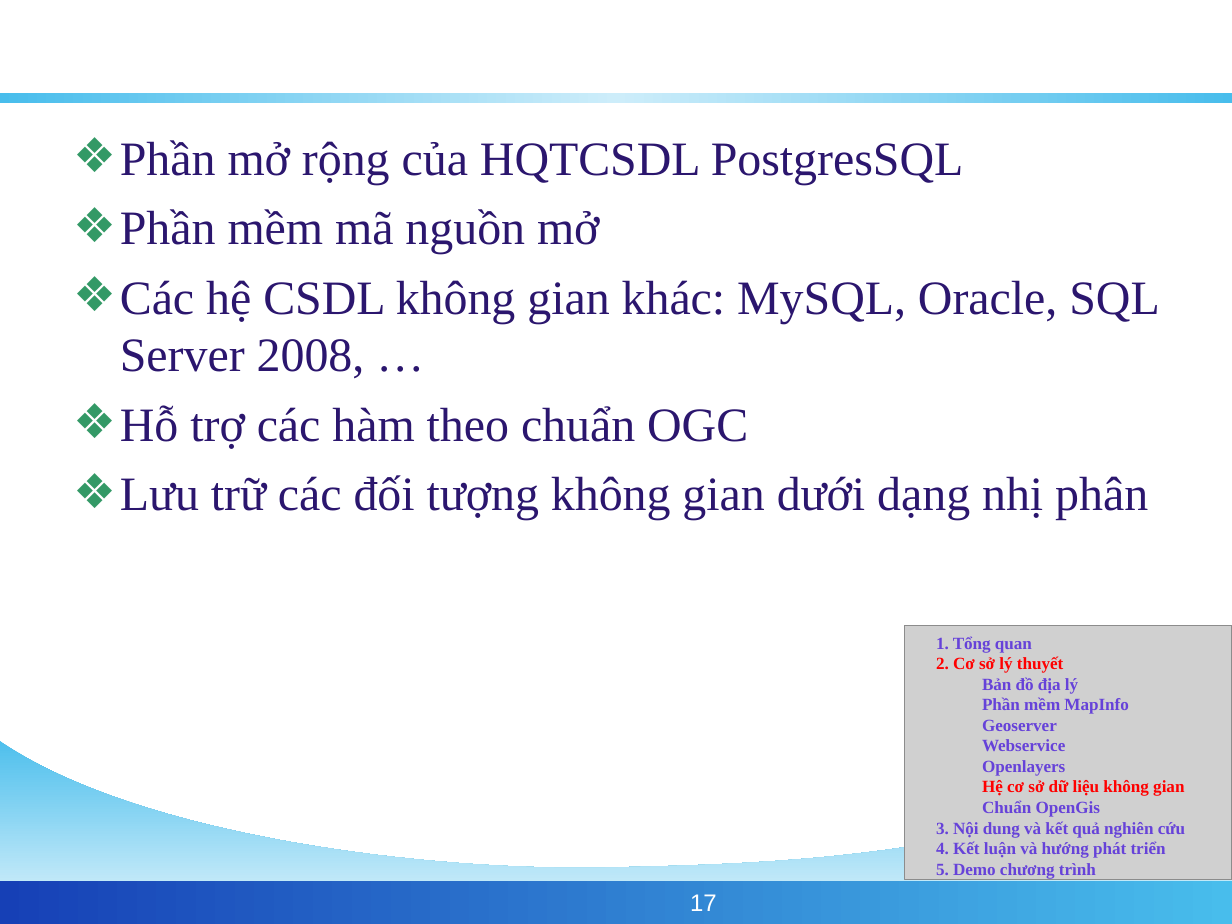
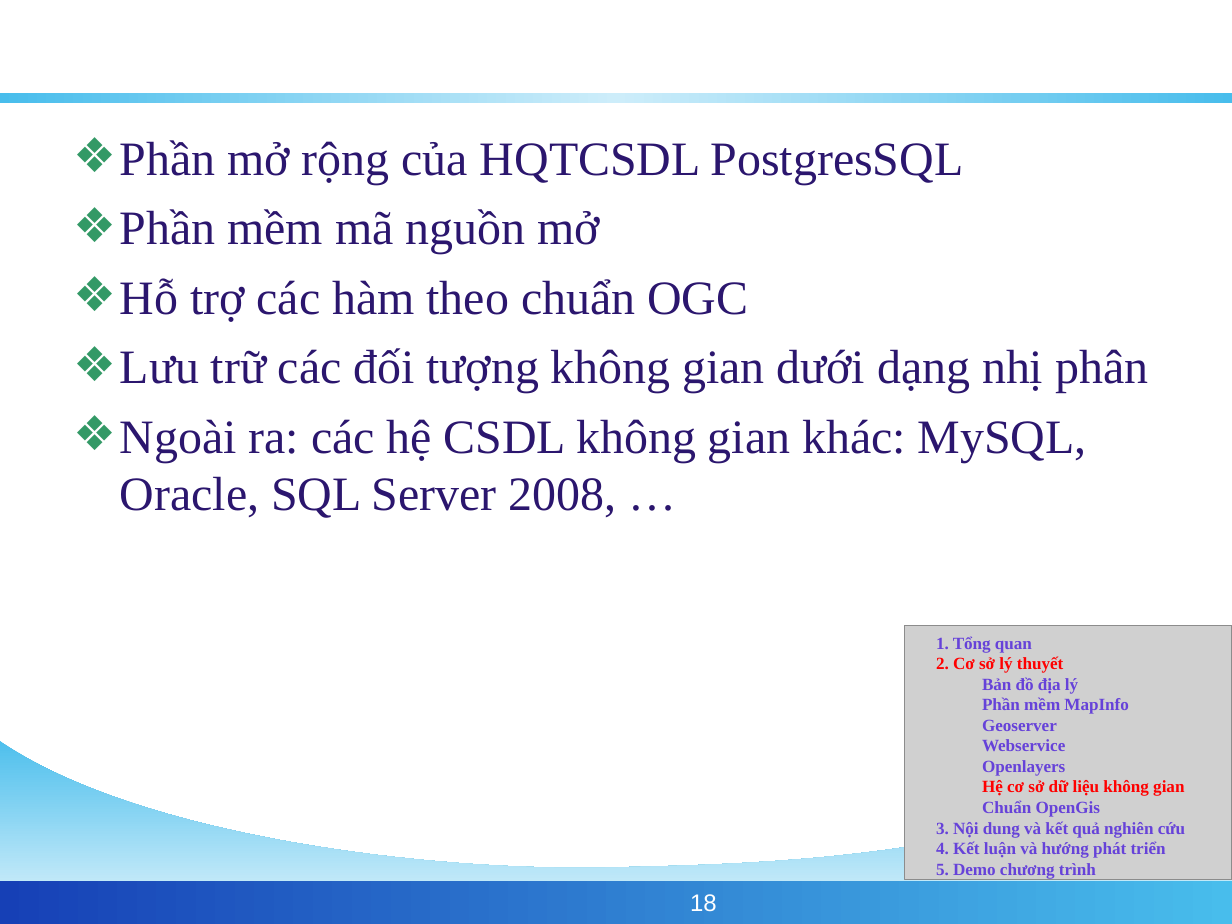
Before and after one commit to phamngsinh/cantho-webgis, a slide deck: slide 18 of Document/Bao Cao/BaoCaoLuanVan.ppt (slide 17 before the commit). Drawn at 1232x924 pixels with LibreOffice and Linux fonts; fonts in the diff are those of the drawing; grey boxes stand for pictures; background and template pictures are left out. Boxes give left, top, right and bottom in pixels: in the first picture for what was removed or moved away, otherwise in the second. Text is boxed around its words. In the diff, an @@ line names an element or a change of style, - is before the commit and + after.

```diff
--- a/Document/Bao Cao/BaoCaoLuanVan.ppt
+++ b/Document/Bao Cao/BaoCaoLuanVan.ppt
@@ text at box(120, 280, 1159, 379): paragraph removed @@
-❖ Các hệ CSDL không gian khác: MySQL, Oracle, SQL Server 2008, …
@@ text at box(120, 419, 1087, 518): paragraph added @@
+❖ Ngoài ra: các hệ CSDL không gian khác: MySQL, Oracle, SQL Server 2008, …
@@ page number at box(690, 894, 717, 912): text changed @@
-17
+18
```
Also in this commit, not shown: 5 other slides changed, 1 slide added.
